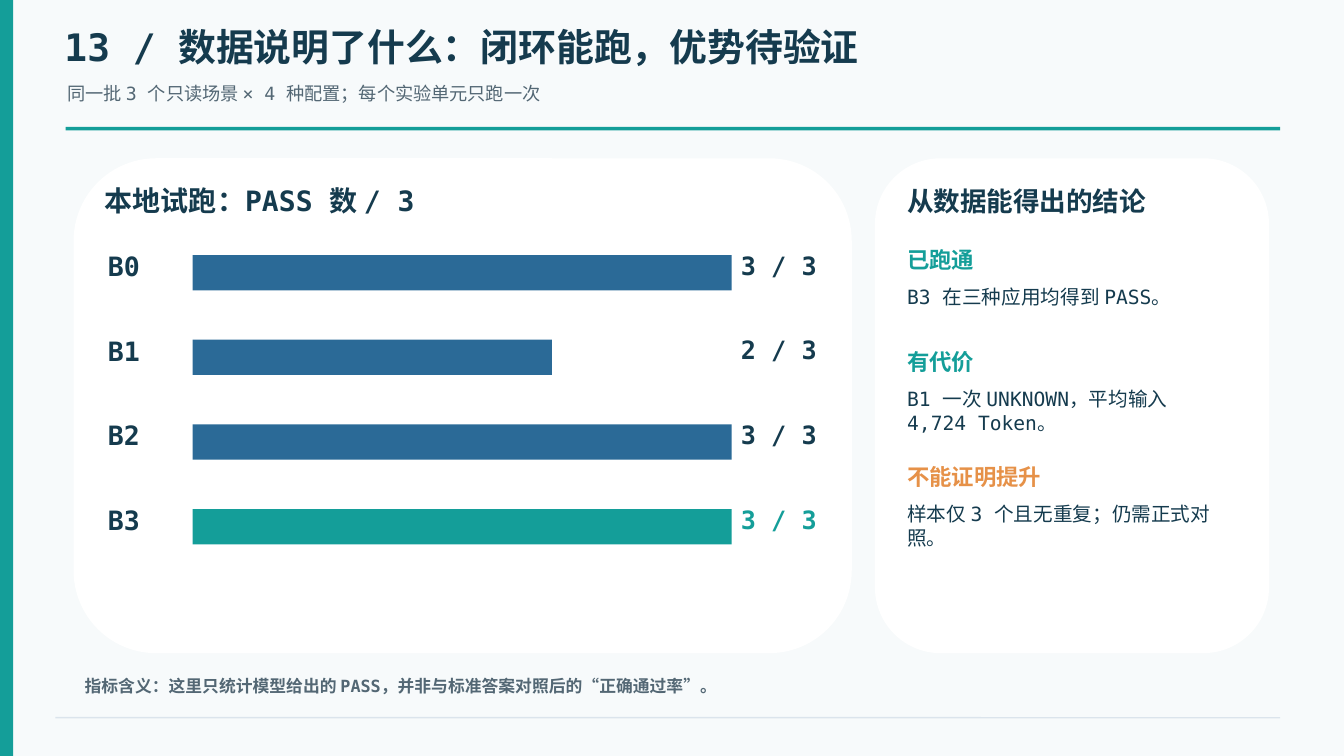
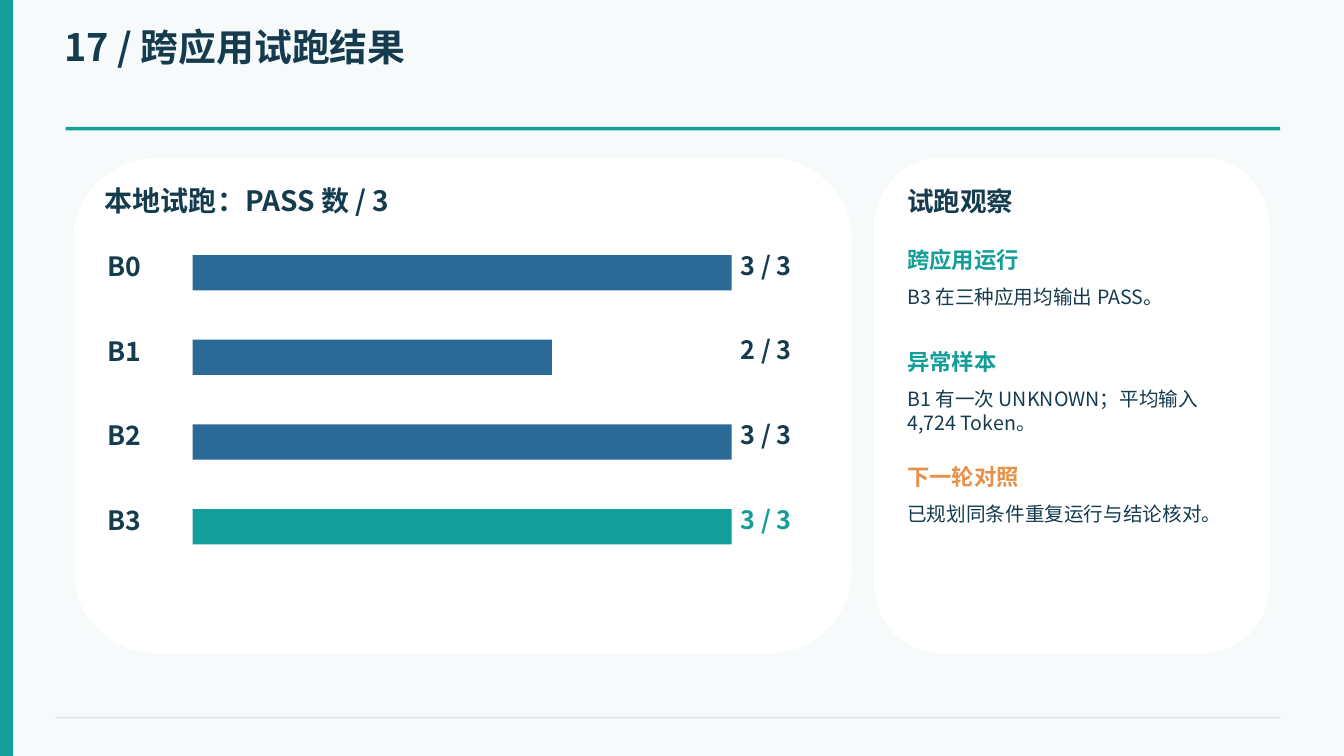
Before and after one commit to LockiYu/WebAppTester, a slide deck: slide 18 of 2-张诗豪组-中期汇报.pptx (slide 14 before the commit). Drawn at 1344x756 pixels with LibreOffice and Linux fonts; fonts in the diff are those of the drawing. Boxes give left, top, right and bottom in pixels: in the first picture for what was removed or moved away, otherwise in the second. Text is boxed around its words. In the diff, an @@ line names an element or a change of style, - is before the commit and + after.

```diff
--- a/2-张诗豪组-中期汇报.pptx
+++ b/2-张诗豪组-中期汇报.pptx
@@ text at <box>64,28,406,65</box>: text changed; font DejaVu Sans Mono to Noto Sans CJK SC @@
-13 / 数据说明了什么：闭环能跑，优势待验证
+17 / 跨应用试跑结果
@@ text removed at <box>68,84,540,103</box> @@
-同一批 3 个只读场景 × 4 种配置；每个实验单元只跑一次
@@ text at <box>907,188,1013,214</box>: text changed; font DejaVu Sans Mono to Noto Sans CJK SC @@
-从数据能得出的结论
+试跑观察
@@ text at <box>907,249,1019,270</box>: text changed; font DejaVu Sans Mono to Noto Sans CJK SC @@
-已跑通
+跨应用运行
@@ text at <box>907,287,1163,306</box>: text changed; font DejaVu Sans Mono to Noto Sans CJK SC @@
-B3 在三种应用均得到 PASS。
+B3 在三种应用均输出 PASS。
@@ text at <box>907,351,996,372</box>: text changed; font DejaVu Sans Mono to Noto Sans CJK SC @@
-有代价
+异常样本
@@ text at <box>907,389,1198,434</box>: text changed; font DejaVu Sans Mono to Noto Sans CJK SC @@
-B1 一次 UNKNOWN，平均输入 4,724 Token。
+B1 有一次 UNKNOWN；平均输入 4,724 Token。
@@ text at <box>907,466,1019,487</box>: text changed; font DejaVu Sans Mono to Noto Sans CJK SC @@
-不能证明提升
+下一轮对照
@@ font DejaVu Sans Mono to Noto Sans CJK SC in 9 elements at <box>105,187,390,214</box>, <box>108,256,142,277</box>, <box>741,256,792,276</box>, <box>108,341,142,361</box>, <box>741,340,792,360</box>, <box>108,425,142,445</box>, <box>741,425,792,445</box>, <box>108,510,142,531</box>, <box>741,510,792,530</box> @@
@@ text at <box>907,504,1221,523</box>: text changed; font DejaVu Sans Mono to Noto Sans CJK SC @@
-样本仅 3 个且无重复；仍需正式对照。
+已规划同条件重复运行与结论核对。
@@ text removed at <box>85,677,716,694</box> @@
-指标含义：这里只统计模型给出的 PASS，并非与标准答案对照后的“正确通过率”。
```
Also in this commit, not shown: 16 other slides changed, 3 slides added, 1 slide removed.
